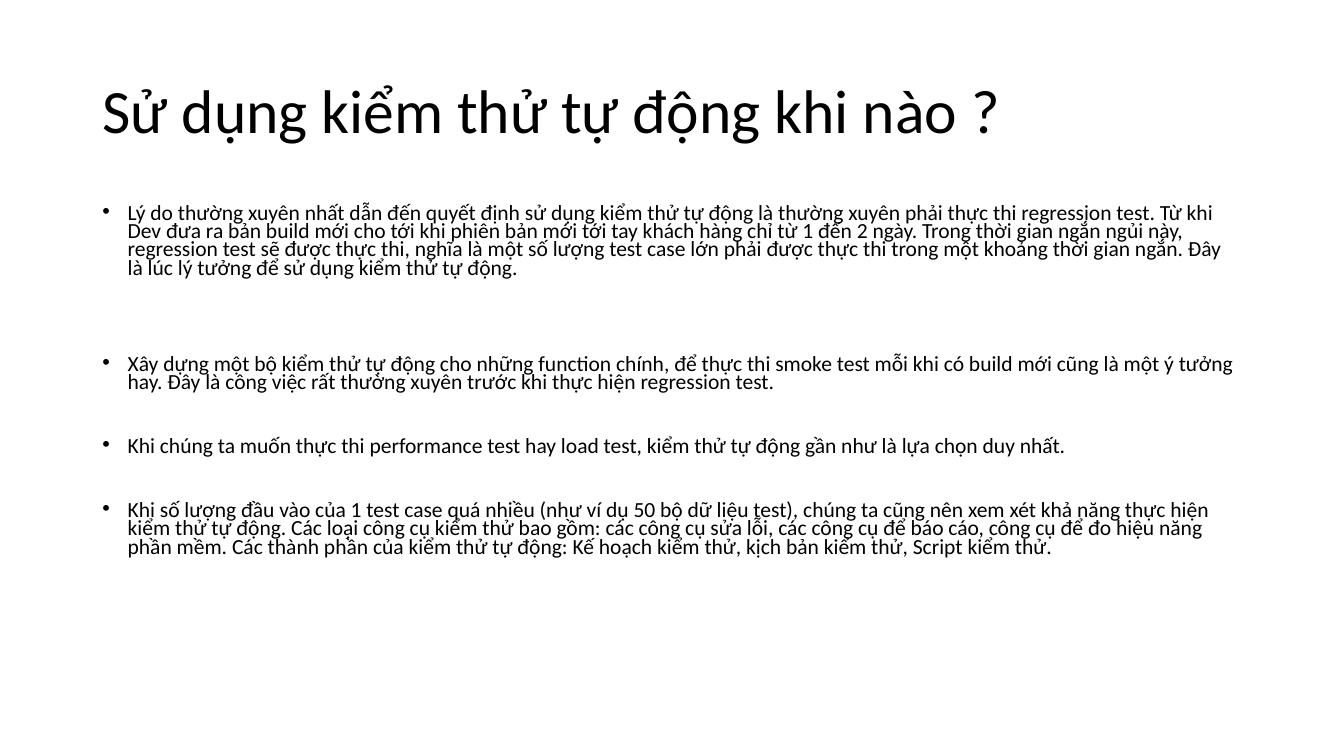
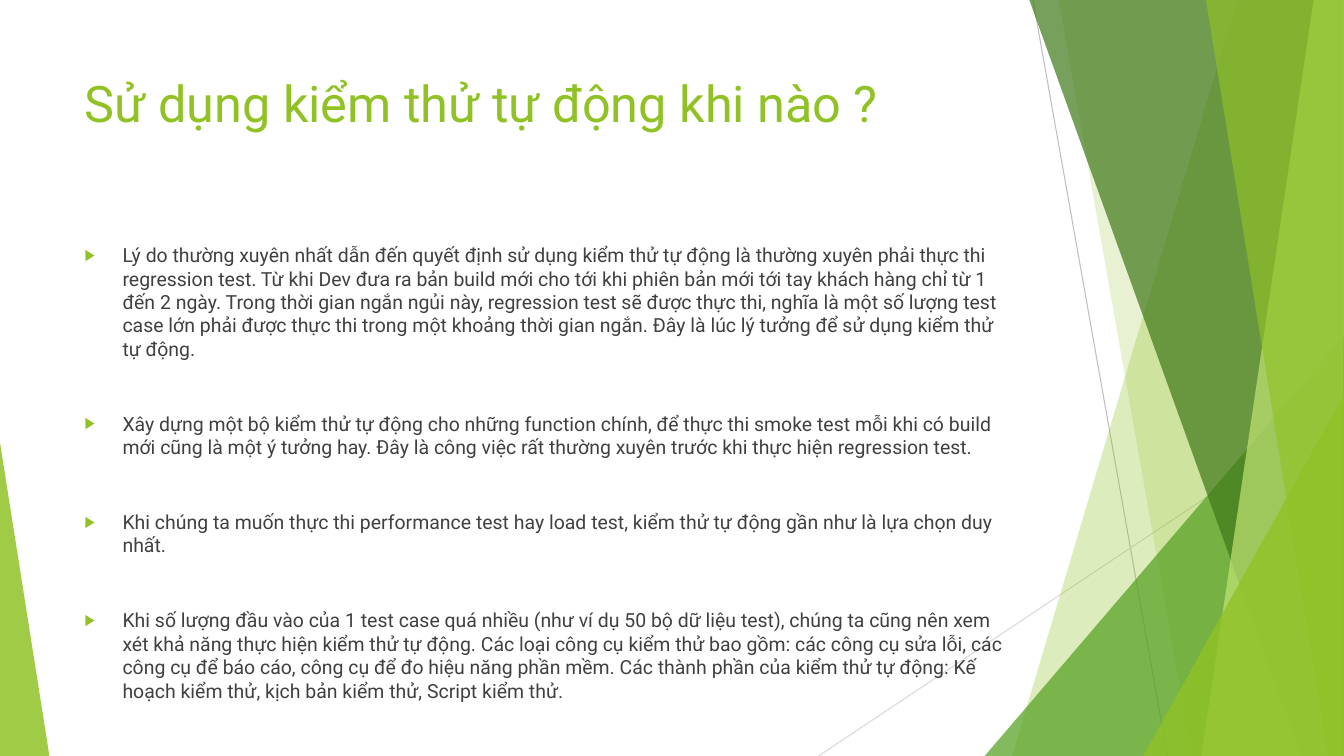
Before and after one commit to mrquanga3/automation_test_training, a slide deck: slide 8 of documents/slides/Bai 1 - Gioi thieu ve automation test va selenium webdriver.pptx. Drawn at 1344x756 pixels with LibreOffice and Linux fonts; fonts in the diff are those of the drawing. Boxes give left, top, right and bottom in pixels: in the first picture for what was removed or moved away, otherwise in the second. Text is boxed around its words. In the diff, an @@ line names an element or a change of style, - is before the commit and + after.

Commit message:
Slide bai 1, Gioi thieu automation test, update font slide

```diff
--- a/documents/slides/Bai 1 - Gioi thieu ve automation test va selenium webdriver.pptx
+++ b/documents/slides/Bai 1 - Gioi thieu ve automation test va selenium webdriver.pptx
@@ title "Sử dụng kiểm thử tự ...": place and size @@
-title "Sử dụng kiểm thử tự ..." at bbox=[102, 85, 957, 144]
+title "Sử dụng kiểm thử tự ..." at bbox=[85, 79, 842, 133]
@@ title "Sử dụng kiểm thử tự ..." at bbox=[85, 79, 842, 133]: size 44 to 36 pt, font Calibri to Roboto, text colour #000000 to #90C226; line spacing 0.9 to 1; vertical alignment middle to top @@
@@ text "Lý do thường xuyên nhất ...": place and size @@
-text "Lý do thường xuyên nhất ..." at bbox=[128, 202, 1233, 558]
+text "Lý do thường xuyên nhất ..." at bbox=[123, 245, 1002, 678]
@@ text "Lý do thường xuyên nhất ..." at bbox=[123, 245, 1002, 678]: size 15.4 to 13.9 pt, font Calibri to Roboto, text colour #000000 to #404040; bullet • to ▶; line spacing 0.7 to 1 @@
@@ group added at bbox=[0, 0, 1344, 756]: 5 freeform shapes, 3 triangles, 2 lines @@
```
Also in this commit, not shown: 12 other slides changed.
